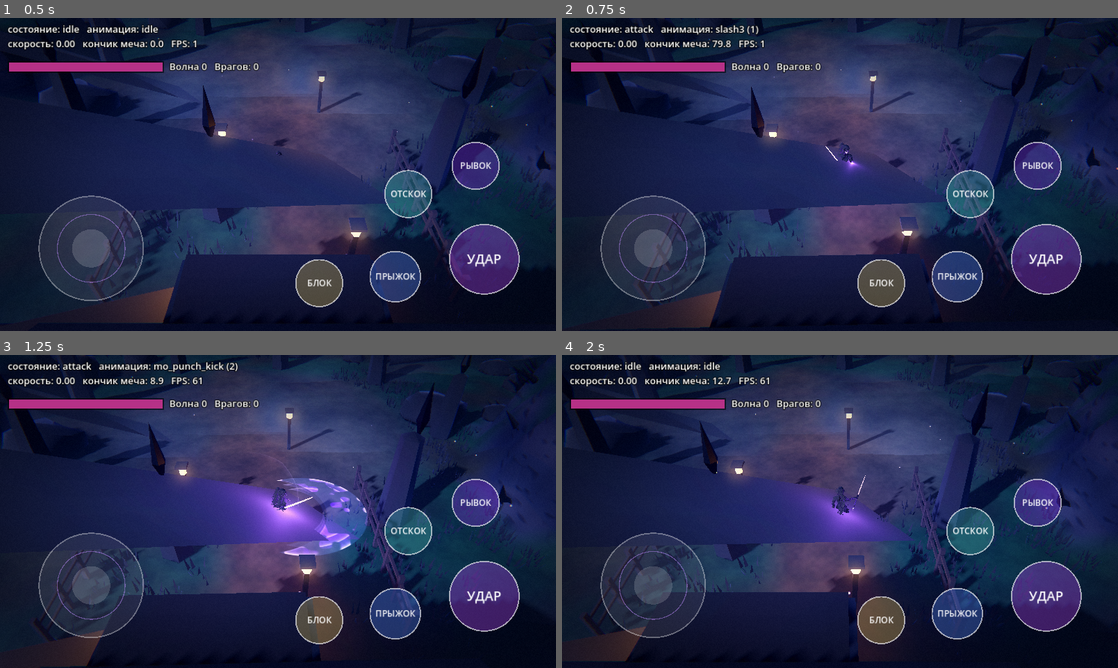
Above: before the commit, frames 1-4 (two rows, left to right).
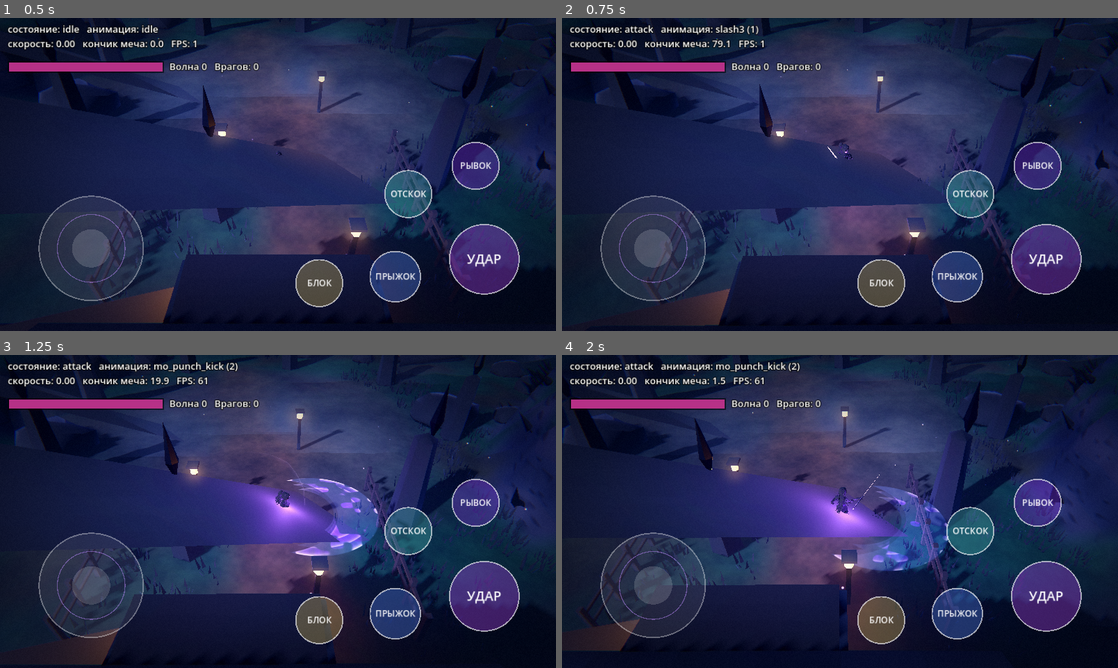
Above: after the commit, the same moments.

Repository: Masuku4129/Game
Game: Godot game, scene res://main.tscn
Two runs of this game, one before a commit and one after it. Both use one fixed random seed, a clock stepped at 60 frames per second and the inputs below.
Inputs (mouse positions are in pixels of both pictures, inside the frame that each line leads up to):
- Up to frame 1 (0.5 s): no input
- Up to frame 2 (0.75 s): tap Enter at 0.5 s; move the mouse to (962, 158) at 0.52 s; hold D from 0.53 s (still down); tap J at 0.6 s; click (962, 158) at 0.67 s
- Up to frame 3 (1.25 s): keep holding D; tap Space at 0.77 s
- Up to frame 4 (2 s): release D at 1.25 s; drag from (728, 527) to (812, 574) at 1.27 s

Frame 1 is identical in both runs. In frame 2, 5.2% of the frame differs, in the area x 4-100%, y 0-100%; in frame 3, 9.8%; in frame 4, 12%, in the area x 0-98%, y 0-98%.

Commit message:
Smooth combat transitions: ready-pose lead in/out baked into clips, longer blends, later chain cut, smooth facing, delayed lunge
Co-Authored-By: Claude Sonnet 5.5 <noreply@anthropic.com>
Claude-Session: https://claude.ai/code/session_01XvKRdiRrWdLnET7y1AhQmW

Diff:
--- a/kira_3d_test/atk_data.gd
+++ b/kira_3d_test/atk_data.gd
@@ -6,20 +6,20 @@
 	"slash4": {"len": 0.512, "hits": [[0.256, 3.0, 1.0, 0.143, 0.369]], "lunge": 0.9, "zone": 1.0, "tag": "h", "fx": ""},
 	"slash5": {"len": 0.4, "hits": [[0.2, -3.0, 1.0, 0.112, 0.288]], "lunge": 0.9, "zone": 1.0, "tag": "h", "fx": ""},
 	"slash3": {"len": 0.608, "hits": [[0.304, -3.0, 1.0, 0.17, 0.438]], "lunge": 0.9, "zone": 1.0, "tag": "h", "fx": ""},
-	"mo_cut1": {"len": 0.717, "hits": [[0.32, -4.0, 1.0, 0.05, 0.567]], "lunge": 0.55, "zone": 1.0, "tag": "h", "fx": ""},
-	"mo_cut2": {"len": 0.717, "hits": [[0.32, -4.0, 1.0, 0.067, 0.55]], "lunge": 0.55, "zone": 1.0, "tag": "h", "fx": ""},
-	"mo_cut3": {"len": 0.717, "hits": [[0.32, -4.0, 1.0, 0.067, 0.567]], "lunge": 0.55, "zone": 1.0, "tag": "d", "fx": ""},
-	"mo_cut4": {"len": 0.717, "hits": [[0.32, 4.0, 1.0, 0.117, 0.5]], "lunge": 0.55, "zone": 1.0, "tag": "h", "fx": ""},
-	"mo_cut5": {"len": 0.717, "hits": [[0.32, 4.0, 1.0, 0.117, 0.5]], "lunge": 0.55, "zone": 1.0, "tag": "d", "fx": ""},
-	"mo_cut6": {"len": 0.717, "hits": [[0.32, 4.0, 1.0, 0.1, 0.533]], "lunge": 0.55, "zone": 1.0, "tag": "h", "fx": "wave"},
-	"mo_kick_front": {"len": 0.717, "hits": [[0.32, -4.0, 1.0, -1.0, -1.0]], "lunge": 0.92, "zone": 1.0, "tag": "k", "fx": ""},
-	"mo_kick_round": {"len": 0.717, "hits": [[0.32, 4.0, 1.0, -1.0, -1.0]], "lunge": 0.81, "zone": 1.0, "tag": "k", "fx": ""},
-	"mo_kick_front2": {"len": 0.717, "hits": [[0.32, -4.0, 1.0, -1.0, -1.0]], "lunge": 0.25, "zone": 1.0, "tag": "k", "fx": ""},
-	"mo_kick_side": {"len": 0.717, "hits": [[0.32, 4.0, 1.0, -1.0, -1.0]], "lunge": 0.23, "zone": 1.0, "tag": "k", "fx": ""},
-	"mo_kick_heel": {"len": 0.717, "hits": [[0.32, 4.0, 1.0, -1.0, -1.0]], "lunge": 0.27, "zone": 1.0, "tag": "k", "fx": "burst"},
-	"mo_spin_kick": {"len": 0.717, "hits": [[0.32, -4.0, 1.0, -1.0, -1.0]], "lunge": -1.09, "zone": 1.3, "tag": "s", "fx": "burst"},
-	"mo_jump_kick": {"len": 0.717, "hits": [[0.32, -4.0, 1.0, -1.0, -1.0]], "lunge": -1.1, "zone": 1.0, "tag": "k", "fx": ""},
-	"mo_punch_kick": {"len": 0.717, "hits": [[0.32, -4.0, 1.0, -1.0, -1.0]], "lunge": 0.62, "zone": 1.0, "tag": "k", "fx": ""},
-	"mo_spin_kick2": {"len": 0.717, "hits": [[0.32, -4.0, 1.0, -1.0, -1.0]], "lunge": 0.89, "zone": 1.3, "tag": "s", "fx": "burst"},
+	"mo_cut1": {"len": 0.983, "hits": [[0.478, -4.0, 1.0, 0.183, 0.733]], "lunge": 0.3, "zone": 1.0, "tag": "h", "fx": ""},
+	"mo_cut2": {"len": 0.983, "hits": [[0.478, -4.0, 1.0, 0.183, 0.733]], "lunge": 0.3, "zone": 1.0, "tag": "h", "fx": ""},
+	"mo_cut3": {"len": 0.983, "hits": [[0.478, -4.0, 1.0, 0.2, 0.75]], "lunge": 0.3, "zone": 1.0, "tag": "d", "fx": ""},
+	"mo_cut4": {"len": 0.983, "hits": [[0.478, 4.0, 1.0, 0.25, 0.683]], "lunge": 0.3, "zone": 1.0, "tag": "h", "fx": ""},
+	"mo_cut5": {"len": 0.983, "hits": [[0.478, 4.0, 1.0, 0.25, 0.683]], "lunge": 0.3, "zone": 1.0, "tag": "d", "fx": ""},
+	"mo_cut6": {"len": 0.983, "hits": [[0.478, 4.0, 1.0, 0.25, 0.717]], "lunge": 0.3, "zone": 1.0, "tag": "h", "fx": "wave"},
+	"mo_kick_front": {"len": 0.983, "hits": [[0.478, -4.0, 1.0, -1.0, -1.0]], "lunge": 1.0, "zone": 1.0, "tag": "k", "fx": ""},
+	"mo_kick_round": {"len": 0.983, "hits": [[0.478, 4.0, 1.0, -1.0, -1.0]], "lunge": 0.9, "zone": 1.0, "tag": "k", "fx": ""},
+	"mo_kick_front2": {"len": 0.983, "hits": [[0.478, -4.0, 1.0, -1.0, -1.0]], "lunge": 0.31, "zone": 1.0, "tag": "k", "fx": ""},
+	"mo_kick_side": {"len": 0.983, "hits": [[0.478, 4.0, 1.0, -1.0, -1.0]], "lunge": 0.35, "zone": 1.0, "tag": "k", "fx": ""},
+	"mo_kick_heel": {"len": 0.983, "hits": [[0.478, 4.0, 1.0, -1.0, -1.0]], "lunge": 0.14, "zone": 1.0, "tag": "k", "fx": "burst"},
+	"mo_spin_kick": {"len": 0.967, "hits": [[0.452, -4.0, 1.0, -1.0, -1.0]], "lunge": 1.22, "zone": 1.3, "tag": "s", "fx": "burst"},
+	"mo_jump_kick": {"len": 0.983, "hits": [[0.478, -4.0, 1.0, -1.0, -1.0]], "lunge": -0.44, "zone": 1.0, "tag": "k", "fx": ""},
+	"mo_punch_kick": {"len": 0.983, "hits": [[0.478, -4.0, 1.0, -1.0, -1.0]], "lunge": 0.83, "zone": 1.0, "tag": "k", "fx": ""},
+	"mo_spin_kick2": {"len": 0.983, "hits": [[0.478, -4.0, 1.0, -1.0, -1.0]], "lunge": 0.26, "zone": 1.3, "tag": "s", "fx": "burst"},
 	"kick": {"len": 0.496, "hits": [[0.2, 0.0, 0.9, -1.0, -1.0]], "lunge": 0.7, "zone": 1.0, "tag": "k", "fx": ""},
 }
--- a/kira_3d_test/main.gd
+++ b/kira_3d_test/main.gd
@@ -404,7 +404,7 @@
 
 func _blend_for(old: String, new: String) -> float:
 	if new == "attack":
-		return 0.11 if old == "attack" else 0.10
+		return 0.20 if old == "attack" else 0.16
 	if new == "idle":
 		return 0.32 if old in ["attack", "jump", "dodge", "dash_out", "block"] else 0.22
 	if new in ["walk", "run"]:
@@ -472,8 +472,6 @@
 func _begin_attack(rel: Vector2) -> void:
 	cur_atk = _pick_attack(rel)
 	last_atk = cur_atk
-	if String(AtkData.D[cur_atk]["tag"]) != "b":
-		_face_input()
 	_set_state("attack", true)
 
 
@@ -700,15 +698,16 @@
 	var data: Dictionary = AtkData.D[cur_atk]
 	var hits: Array = data["hits"]
 	var t_last: float = float((hits[hits.size() - 1] as Array)[0])
-	if mag > DEAD_ZONE and state_time < state_len * 0.2 and lunge_sign > 0.0:
+	if mag > DEAD_ZONE and state_time < 0.34 and lunge_sign > 0.0:
 		var d := _world_dir(v)
-		player.rotation.y = lerp_angle(player.rotation.y, atan2(d.x, d.z), 1.0 - exp(-12.0 * delta))
+		player.rotation.y = lerp_angle(player.rotation.y, atan2(d.x, d.z), 1.0 - exp(-16.0 * delta))
 		move_dir = _forward()
 	var t_first: float = float((hits[0] as Array)[0])
-	if state_time < t_first + 0.06 and lunge_left > 0.0:
-		var u := clampf(state_time / (t_first + 0.06), 0.0, 1.0)
+	var l0 := t_first * 0.3
+	if state_time >= l0 and state_time < t_first + 0.06 and lunge_left > 0.0:
+		var u := clampf((state_time - l0) / (t_first + 0.06 - l0), 0.0, 1.0)
 		var w := 6.0 * u * (1.0 - u) + 0.15     # колоколообразный профиль скорости рывка
-		var step := minf(lunge_left, absf(float(data["lunge"])) * delta / (t_first + 0.06) * w)
+		var step := minf(lunge_left, absf(float(data["lunge"])) * delta / (t_first + 0.06 - l0) * w)
 		lunge_left -= step
 		_move(move_dir * step)
 	if trail != null:
@@ -730,7 +729,7 @@
 			_spawn_ripple(player.global_position + _forward() * 1.1 + Vector3(0.0, 0.9, 0.0), 2.0, false)
 		else:
 			_spawn_crescent(float(data["zone"]), float(hi[1]), float(hi[2]))
-	if hit_done and state_time >= t_last + CHAIN_AFTER_HIT and combo_queued:
+	if hit_done and state_time >= t_last + maxf(CHAIN_AFTER_HIT, (state_len - t_last) * 0.40) and combo_queued:
 		combo += 1
 		combo_queued = false
 		_begin_attack(atk_rel)
Binary file changed: kira_3d_test/assets/kira_rigged.glb
